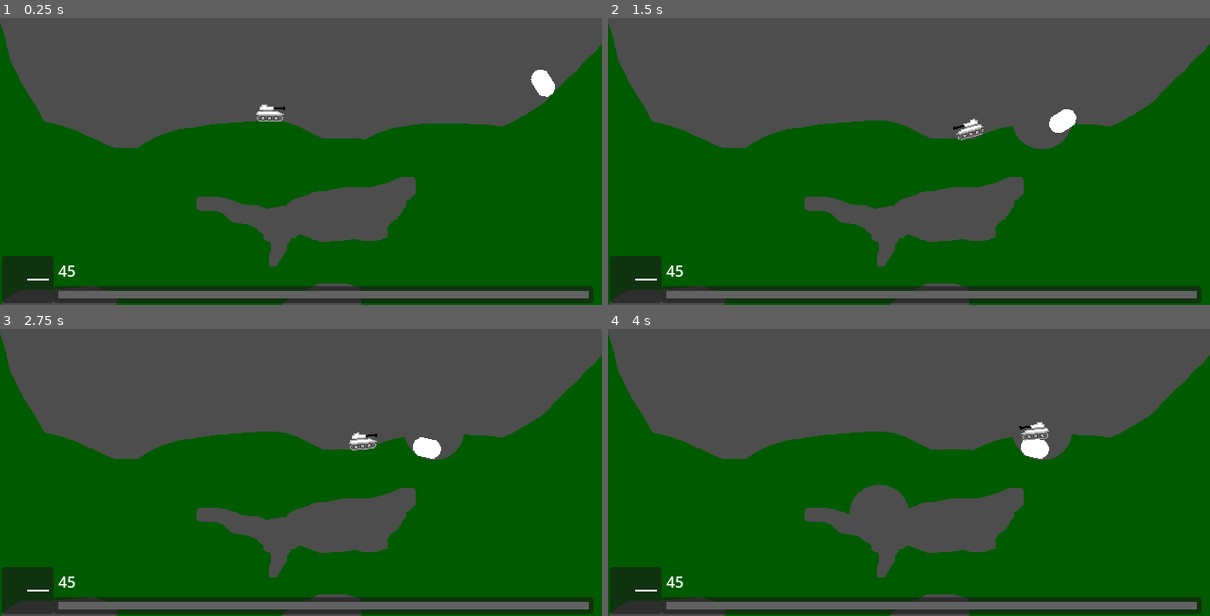
Above: before the commit, frames 1-4 (two rows, left to right).
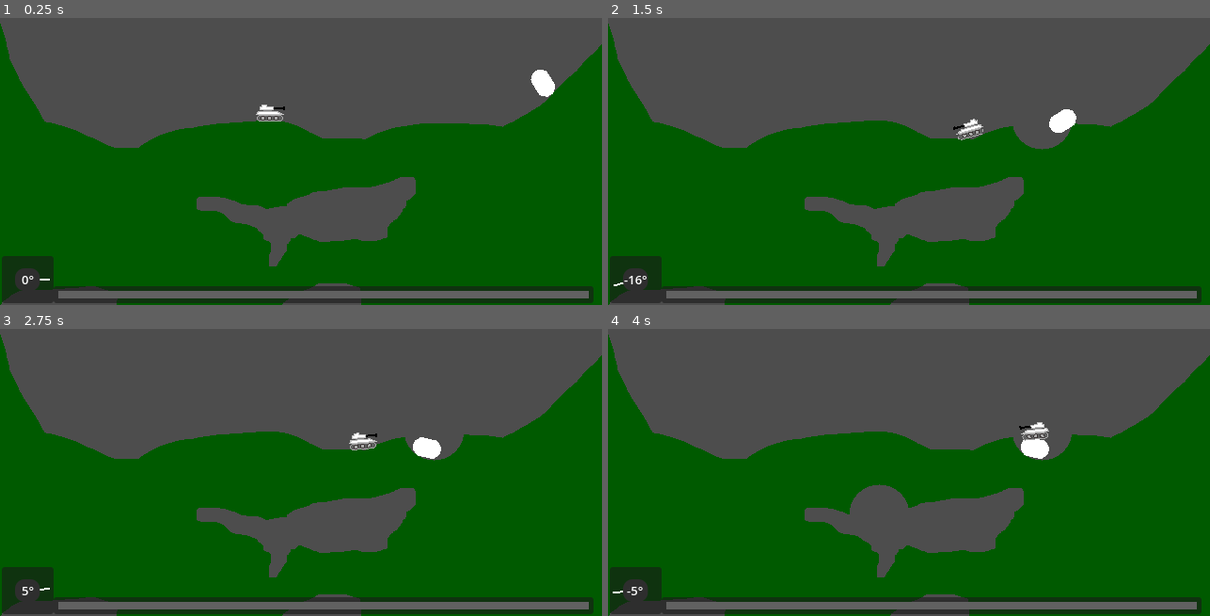
Above: after the commit, the same moments.

Repository: romaindurand/balistica
Game: Godot game, scene res://scenes/game.tscn
Two runs of this game, one before a commit and one after it. Both use one fixed random seed, a clock stepped at 60 frames per second and the inputs below.
Inputs (mouse positions are in pixels of both pictures, inside the frame that each line leads up to):
- Up to frame 1 (0.25 s): no input
- Up to frame 2 (1.5 s): move the mouse to (1041, 118) at 0.52 s; hold Right (move_right) 0.53-1.28 s; click (1041, 118) at 0.67 s; move the mouse to (788, 152) at 1.27 s; hold Left (move_left) from 1.28 s (still down)
- Up to frame 3 (2.75 s): move the mouse to (361, 372) at 2.02 s; release Left (move_left) at 2.03 s; hold Right (move_right) from 2.03 s (still down)
- Up to frame 4 (4 s): move the mouse to (878, 515) at 2.77 s; click (878, 515) at 2.92 s; move the mouse to (1089, 498) at 3.52 s; release Right (move_right) at 3.53 s; hold Left (move_left) from 3.53 s (still down)

The runs differ from the first frame. In frame 1, 0.3% of the frame differs, in the area x 2-13%, y 86-95%; in frame 2, 0.3%; in frame 3, 0.3%; in frame 4, 0.3%, in the area x 0-13%, y 86-95%.

Commit message:
bind UI to actual player angle

Diff:
--- a/scenes/game.tscn
+++ b/scenes/game.tscn
@@ -36,3 +36,5 @@
 offset_bottom = 165.0
 grow_horizontal = 1
 grow_vertical = 1
+
+[connection signal="angle_changed" from="Player" to="HUD" method="update_player_angle"]
--- a/scenes/hud.tscn
+++ b/scenes/hud.tscn
@@ -1,4 +1,13 @@
 [gd_scene format=3 uid="uid://kmxsgjidxd16"]
+
+[ext_resource type="Script" uid="uid://bf3qpxcndq2ug" path="res://scripts/hud.gd" id="1_r8yg0"]
+
+[sub_resource type="StyleBoxFlat" id="StyleBoxFlat_ahhtf"]
+bg_color = Color(0.18039216, 0.18039216, 0.18039216, 1)
+corner_radius_top_left = 10
+corner_radius_top_right = 10
+corner_radius_bottom_right = 10
+corner_radius_bottom_left = 10
 
 [node name="HUD" type="Control" unique_id=1738403872]
 layout_mode = 3
@@ -7,6 +16,7 @@
 anchor_bottom = 1.0
 grow_horizontal = 2
 grow_vertical = 2
+script = ExtResource("1_r8yg0")
 
 [node name="Panel2" type="Panel" parent="." unique_id=954144978]
 layout_mode = 1
@@ -50,18 +60,32 @@
 grow_vertical = 2
 
 [node name="Angle" type="Line2D" parent="Panel" unique_id=716349300]
-points = PackedVector2Array(27, 25, 50, 25)
+points = PackedVector2Array(27, 25, 51, 25)
 width = 2.0
+
+[node name="Panel" type="Panel" parent="Panel" unique_id=243539458]
+layout_mode = 1
+anchors_preset = -1
+anchor_right = 1.0
+anchor_bottom = 1.0
+offset_left = 14.300003
+offset_top = 13.000015
+offset_right = -14.300003
+offset_bottom = -12.999985
+grow_horizontal = 2
+grow_vertical = 2
+theme_override_styles/panel = SubResource("StyleBoxFlat_ahhtf")
 
 [node name="Label" type="Label" parent="Panel" unique_id=1727932128]
 layout_mode = 1
 anchors_preset = -1
-anchor_left = 0.63600004
-anchor_top = 0.020000001
-anchor_right = 0.98200005
-anchor_bottom = 0.48000002
-offset_left = 25.019997
-offset_top = 3.0
-offset_right = 24.989998
-offset_bottom = 3.0
+anchor_left = 0.25500003
+anchor_top = 0.26000002
+anchor_right = 0.74500006
+anchor_bottom = 0.74
+offset_left = -0.025001526
+offset_right = 0.024997711
+theme_override_font_sizes/font_size = 13
 text = "45"
+horizontal_alignment = 1
+vertical_alignment = 1
--- /dev/null
+++ b/scripts/hud.gd
@@ -0,0 +1,31 @@
+extends Control
+
+
+const DEFAULT_LINE_LENGTH := 23.0
+
+
+@onready var angle_line: Line2D = $Panel/Angle
+@onready var angle_label: Label = $Panel/Label
+
+
+var _line_origin: Vector2 = Vector2.ZERO
+var _line_length: float = DEFAULT_LINE_LENGTH
+
+
+func _ready() -> void:
+	if angle_line.points.size() > 0:
+		_line_origin = angle_line.points[0]
+	if angle_line.points.size() > 1:
+		_line_length = _line_origin.distance_to(angle_line.points[1])
+	update_player_angle(0.0, true)
+
+
+func update_player_angle(angle_degrees: float, facing_right: bool) -> void:
+	var base_direction: Vector2 = Vector2.RIGHT if facing_right else Vector2.LEFT
+	var visual_angle_degrees: float = -angle_degrees if facing_right else angle_degrees
+	var direction: Vector2 = base_direction.rotated(deg_to_rad(visual_angle_degrees))
+	angle_line.points = PackedVector2Array([
+		_line_origin,
+		_line_origin + direction * _line_length,
+	])
+	angle_label.text = "%d°" % int(round(angle_degrees))
--- a/scripts/player.gd
+++ b/scripts/player.gd
@@ -1,5 +1,7 @@
 extends RigidBody2D
 
+
+signal angle_changed(angle_degrees: float, facing_right: bool)
 
 const DEFAULT_SUSPENSION_STIFFNESS := 90.0
 const DEFAULT_SUSPENSION_DAMPING := 9.0
@@ -27,10 +29,13 @@
 var _wheel_assemblies_by_wheel: Dictionary = {}
 var _idle_time: float = 0.0
 var _hull_frozen: bool = false
+var _facing_right: bool = true
 
 
 func _ready() -> void:
 	_collect_wheels()
+	_facing_right = not $Sprite2D.flip_h
+	call_deferred("_emit_current_angle")
 
 
 func _physics_process(delta: float) -> void:
@@ -39,9 +44,9 @@
 
 
 	var input_axis: float = Input.get_axis("move_left", "move_right")
-	# handle flipping sprite based on player input direction
 	if not is_zero_approx(input_axis):
-		$Sprite2D.flip_h = input_axis < 0.0
+		_facing_right = input_axis > 0.0
+	$Sprite2D.flip_h = not _facing_right
 	var target_speed: float = input_axis * wheel_target_angular_speed * wheel_direction
 	var has_input: bool = not is_zero_approx(input_axis)
 	var grounded_wheel_count: int = _get_grounded_wheel_count()
@@ -72,6 +77,7 @@
 			_apply_wheel_suspension(wheel)
 
 	angular_damp = hull_angular_damp_when_grounded
+	_emit_current_angle()
 
 
 func _collect_wheels() -> void:
@@ -154,3 +160,20 @@
 	if typeof(value) == TYPE_FLOAT or typeof(value) == TYPE_INT:
 		return float(value)
 	return fallback
+
+
+func is_facing_right() -> bool:
+	return _facing_right
+
+
+func get_signed_aim_angle_degrees() -> float:
+	var reference_direction: Vector2 = Vector2.RIGHT if _facing_right else Vector2.LEFT
+	var forward_direction: Vector2 = global_transform.x if _facing_right else -global_transform.x
+	var signed_angle: float = rad_to_deg(reference_direction.angle_to(forward_direction))
+	if _facing_right:
+		signed_angle = -signed_angle
+	return signed_angle
+
+
+func _emit_current_angle() -> void:
+	angle_changed.emit(get_signed_aim_angle_degrees(), _facing_right)
Not shown, added: scripts/game.gd.uid
Not shown, added: scripts/hud.gd.uid
